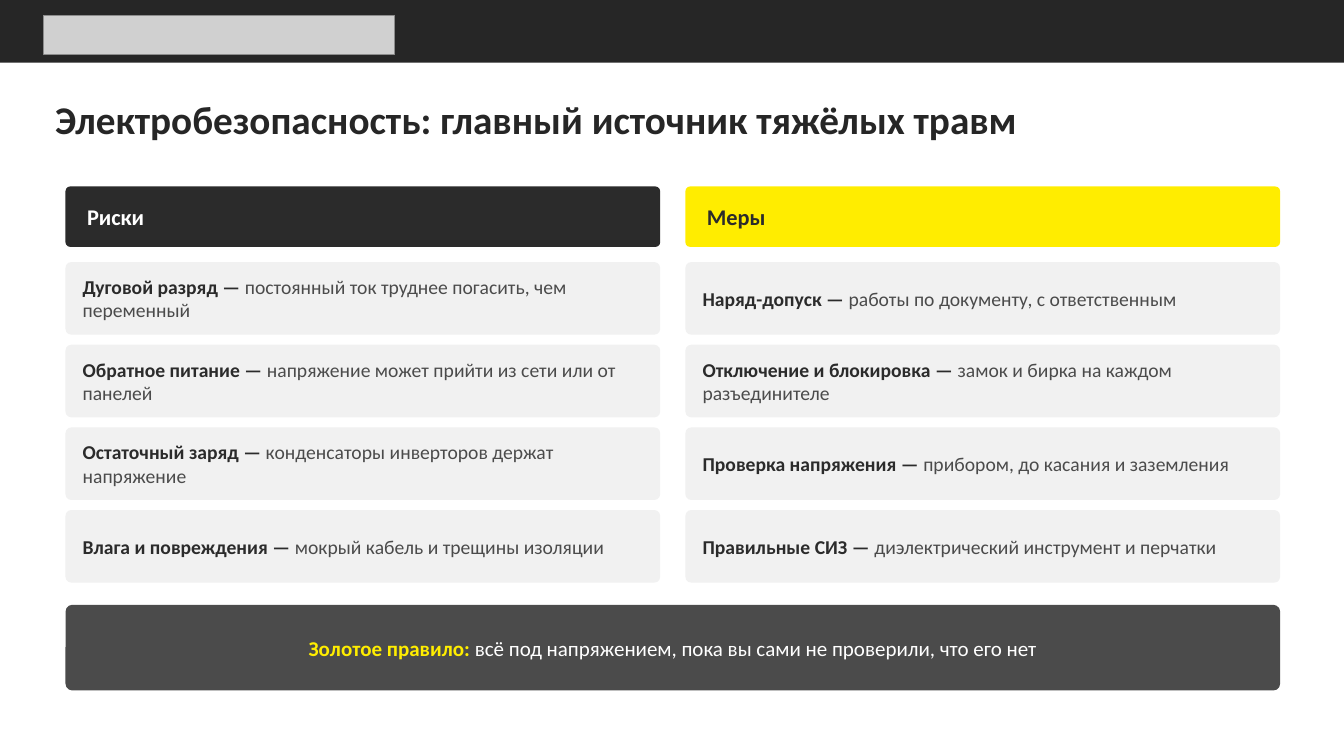
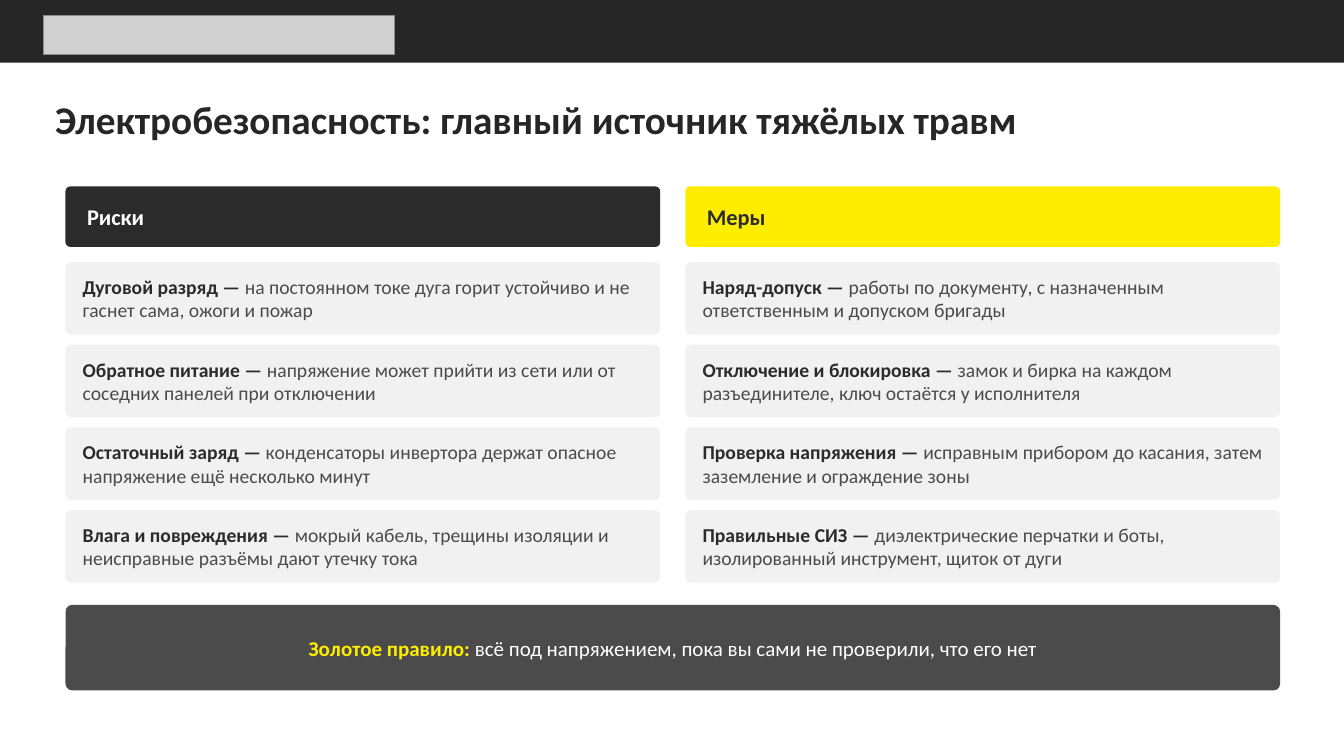
Before and after one commit to Goga288/the-rig, a slide deck: slide 7 of out/Безопасность_альтернативной_энергетики.pptx (slide 6 before the commit). Drawn at 1344x756 pixels with LibreOffice and Linux fonts; fonts in the diff are those of the drawing; grey boxes stand for pictures. Boxes give left, top, right and bottom in pixels: in the first picture for what was removed or moved away, otherwise in the second. Text is boxed around its words. In the diff, an @@ line names an element or a change of style, - is before the commit and + after.

```diff
--- a/out/Безопасность_альтернативной_энергетики.pptx
+++ b/out/Безопасность_альтернативной_энергетики.pptx
@@ text at (83,280,629,320): text changed @@
-Дуговой разряд — постоянный ток труднее погасить, чем переменный
+Дуговой разряд — на постоянном токе дуга горит устойчиво и не гаснет сама, ожоги и пожар
@@ text at (703,280,1164,320): text changed @@
-Наряд-допуск — работы по документу, с ответственным
+Наряд-допуск — работы по документу, с назначенным ответственным и допуском бригады
@@ text at (83,363,616,403): text changed @@
-Обратное питание — напряжение может прийти из сети или от панелей
+Обратное питание — напряжение может прийти из сети или от соседних панелей при отключении
@@ text at (703,363,1172,403): text changed @@
-Отключение и блокировка — замок и бирка на каждом разъединителе
+Отключение и блокировка — замок и бирка на каждом разъединителе, ключ остаётся у исполнителя
@@ text at (83,445,616,486): text changed @@
-Остаточный заряд — конденсаторы инверторов держат напряжение
+Остаточный заряд — конденсаторы инвертора держат опасное напряжение ещё несколько минут
@@ text at (703,445,1262,486): text changed @@
-Проверка напряжения — прибором, до касания и заземления
+Проверка напряжения — исправным прибором до касания, затем заземление и ограждение зоны
@@ text at (83,528,609,568): text changed @@
-Влага и повреждения — мокрый кабель и трещины изоляции
+Влага и повреждения — мокрый кабель, трещины изоляции и неисправные разъёмы дают утечку тока
@@ text at (703,528,1164,568): text changed @@
-Правильные СИЗ — диэлектрический инструмент и перчатки
+Правильные СИЗ — диэлектрические перчатки и боты, изолированный инструмент, щиток от дуги
```
Also in this commit, not shown: 10 other slides changed, 3 slides added, 1 other file.
